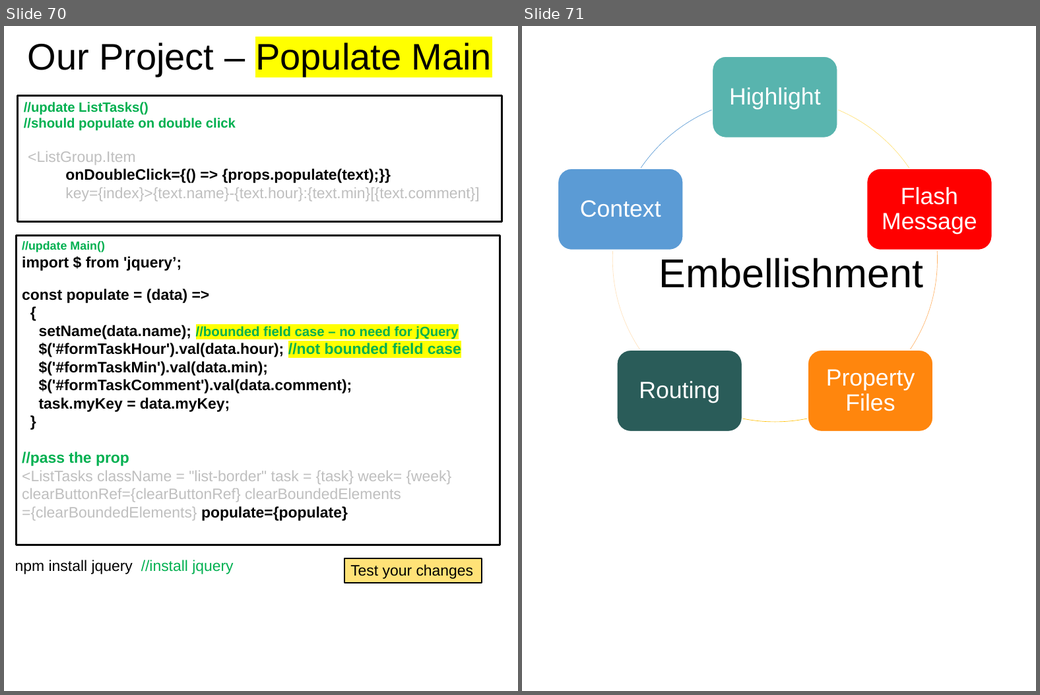
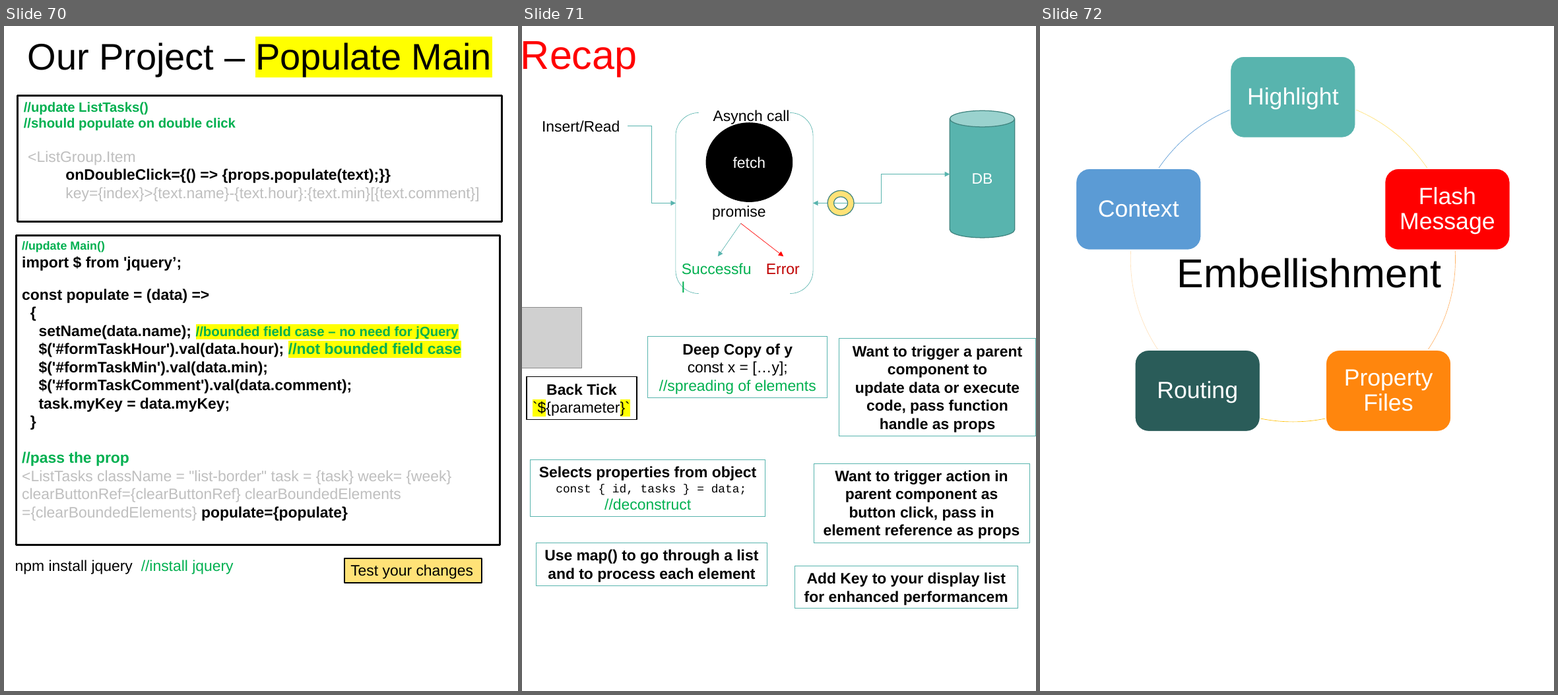
Before and after one commit to scorpion0511/mytracker, a slide deck: doc/React.pptx. Shown side by side, each under a label of ours: slides 70 and 71 before the commit, slides 70, 71 and 72 after it. The pictures are 1040x695 and 1558x695 pixels, drawn with LibreOffice and Linux fonts; fonts in the diff are those of the drawing; grey boxes stand for pictures. Boxes give left, top, right and bottom in pixels: in the first picture for what was removed or moved away, otherwise in the second. Text is boxed around its words. In the diff, an @@ line names an element or a change of style, - is before the commit and + after.

```diff
--- a/doc/React.pptx
+++ b/doc/React.pptx
@@ slide 71 added at (522, 26, 1036, 691), background #FFFFFF @@
@@ text added at (522, 41, 638, 76), 48 pt, text #FF0000 @@
+Recap
@@ text added at (542, 120, 620, 132), 18 pt, text #000000 @@
+Insert/Read
@@ bracket pair added at (676, 112, 813, 293), outline #58B4AE 0.5 pt @@
@@ ellipse added at (707, 123, 793, 202), fill #000000, outline #000000 1 pt, 18 pt, text #FFFFFF @@
+fetch
@@ text added at (713, 110, 789, 125), 18 pt, text #000000 @@
+Asynch call
@@ cylinder added at (950, 110, 1014, 238), fill #58B4AE, outline #418581 1 pt, 18 pt, text #FFFFFF @@
+DB
@@ elbow arrow added from (628, 126) to (676, 204), #58B4AE 0.5 pt @@
@@ elbow double arrow added from (813, 204) to (950, 174), #58B4AE 0.5 pt @@
@@ donut added at (828, 190, 854, 216), fill #FFE277, outline #418581 1 pt @@
@@ text added at (712, 206, 766, 220), 18 pt, text #000000 @@
+promise
@@ arrow added from (741, 223) to (718, 256), #58B4AE 0.5 pt @@
@@ arrow added from (741, 223) to (783, 256), #FF0000 0.5 pt @@
@@ text added at (676, 256, 760, 281), 18 pt, text #00B050 @@
+Successful
@@ text added at (766, 264, 800, 275), 18 pt, text #C00000 @@
+Error
@@ picture added at (522, 308, 582, 369) @@
@@ rectangle added at (648, 337, 828, 398), outline #58B4AE 0.75 pt, 18 pt, text #000000 @@
+Deep Copy of y
+const x = […y];
+//spreading of elements
@@ rectangle added at (839, 339, 1036, 437), outline #58B4AE 0.75 pt, 18 pt, text #000000, bold @@
+Want to trigger a parent component to
+update data or execute code, pass function handle as props
@@ rectangle added at (527, 377, 637, 420), outline #000000 1 pt, 18 pt, text #000000 @@
+Back Tick
+`${parameter}`
@@ rectangle added at (531, 460, 766, 516), outline #58B4AE 0.75 pt, 18 pt, text #000000 @@
+Selects properties from object
+const { id, tasks } = data;
+//deconstruct
@@ rectangle added at (814, 464, 1030, 543), outline #58B4AE 0.75 pt, 18 pt, text #000000, bold @@
+Want to trigger action in parent component as button click, pass in element reference as props
@@ rectangle added at (536, 543, 767, 586), outline #58B4AE 0.75 pt, 18 pt, text #000000, bold @@
+Use map() to go through a list
+and to process each element
@@ rectangle added at (795, 566, 1018, 609), outline #58B4AE 0.75 pt, 18 pt, text #000000, bold @@
+Add Key to your display list
+for enhanced performancem
@@ what was slide 71 is now slide 72 @@
```
Also in this commit, not shown: 2 slides changed, 2 other slides added.
